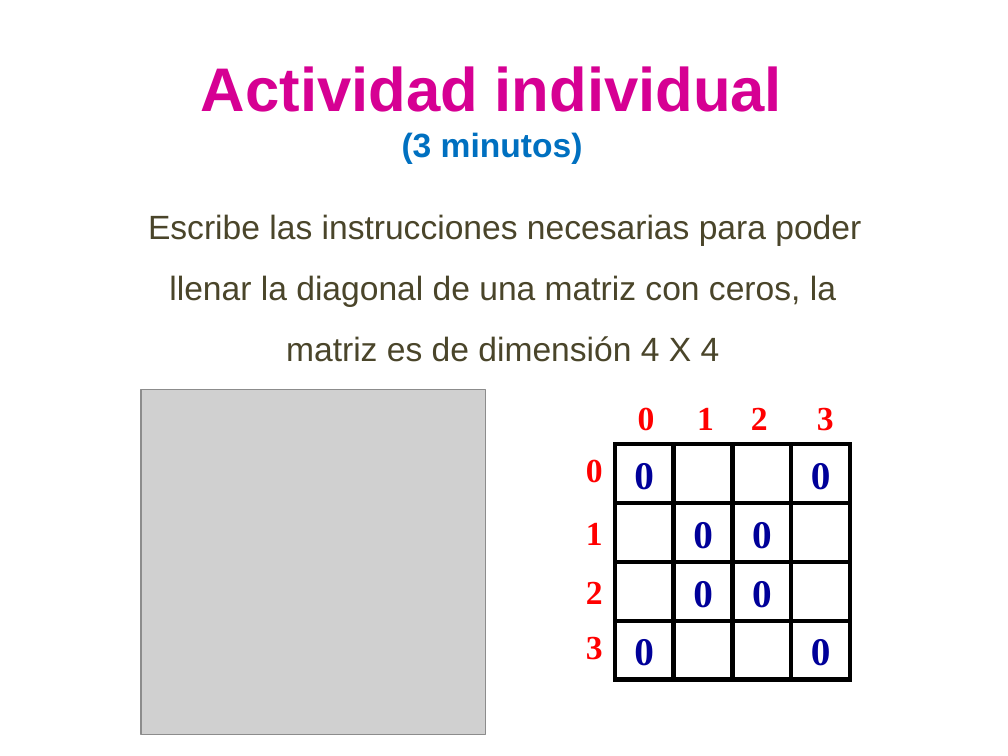
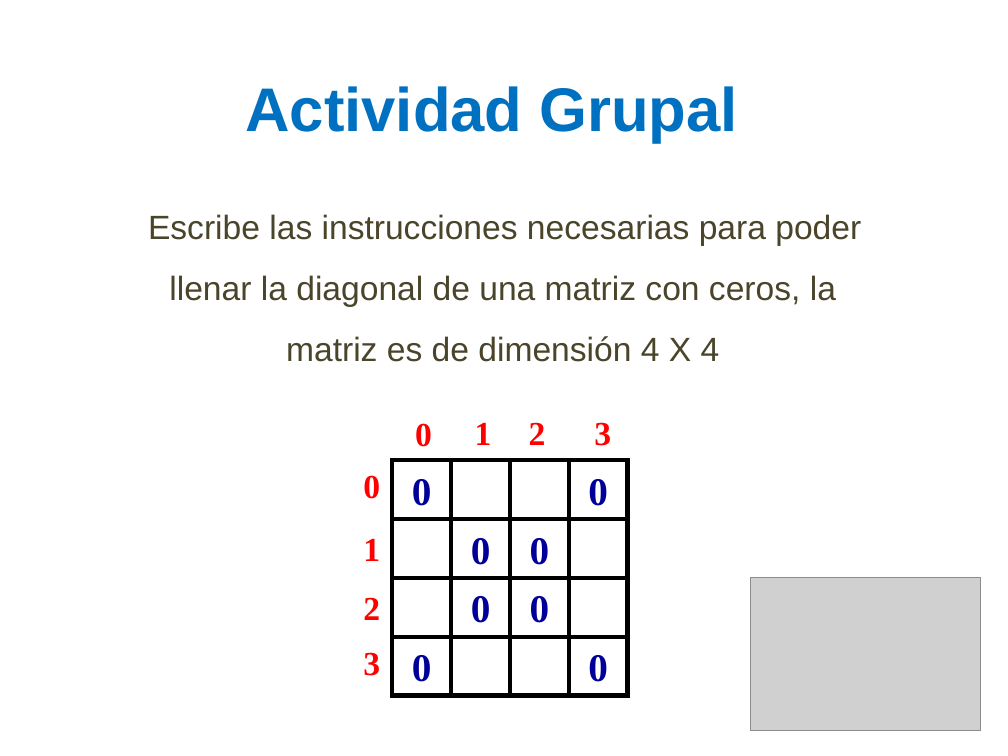
Before and after one commit to lizetheP/SolucionProblemas, a slide deck: slide 13 of CalendarioAgo20/Presentaciones/10_MatricesC.pptx. Drawn at 1008x756 pixels with LibreOffice and Linux fonts; fonts in the diff are those of the drawing; grey boxes stand for pictures. Boxes give left, top, right and bottom in pixels: in the first picture for what was removed or moved away, otherwise in the second. Text is boxed around its words. In the diff, an @@ line names an element or a change of style, - is before the commit and + after.

Commit message:
subir

```diff
--- a/CalendarioAgo20/Presentaciones/10_MatricesC.pptx
+++ b/CalendarioAgo20/Presentaciones/10_MatricesC.pptx
@@ text at [245, 86, 737, 143]: text changed; text colour #D60093 to #0070C0 @@
-Actividad individual
-(3 minutos)
+Actividad Grupal
@@ picture removed at [141, 390, 486, 735] @@
@@ 8 rectangles, 3 texts: place and size @@
-8 rectangles, 3 texts at [638, 407, 850, 679]
+8 rectangles, 3 texts at [415, 422, 627, 696]
@@ picture added at [750, 578, 981, 731] @@
@@ 8 rectangles, 5 texts: place and size @@
-8 rectangles, 5 texts at [586, 407, 791, 679]
+8 rectangles, 5 texts at [363, 422, 569, 696]
```
